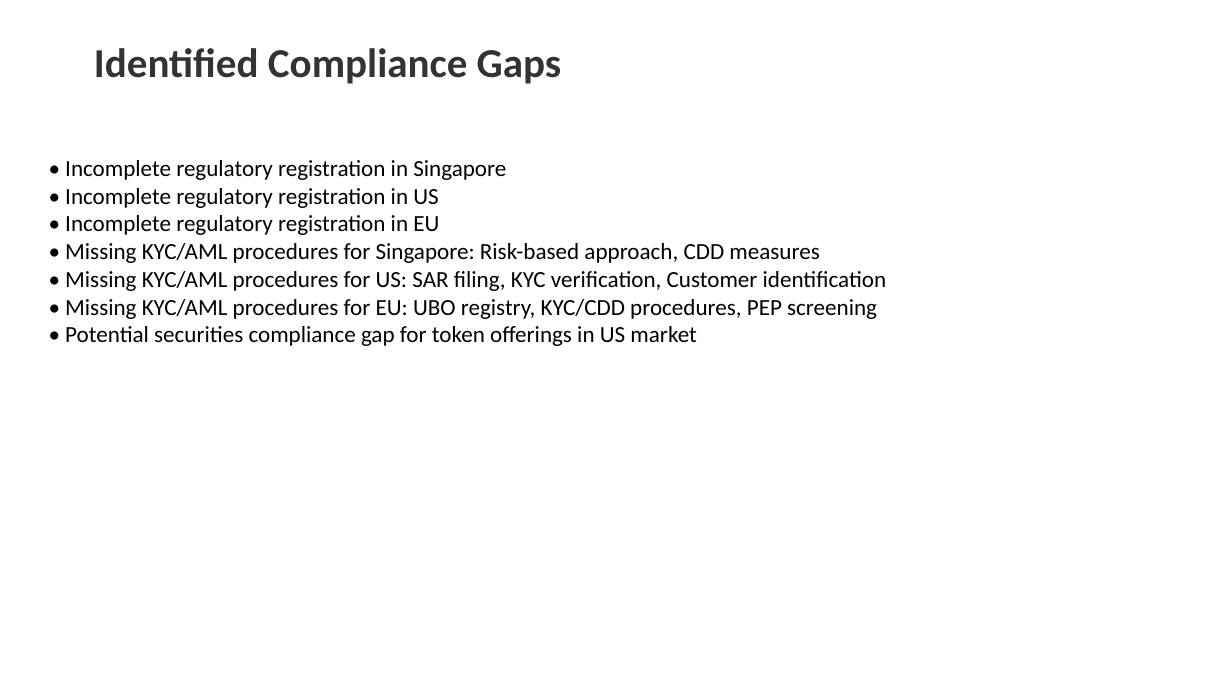
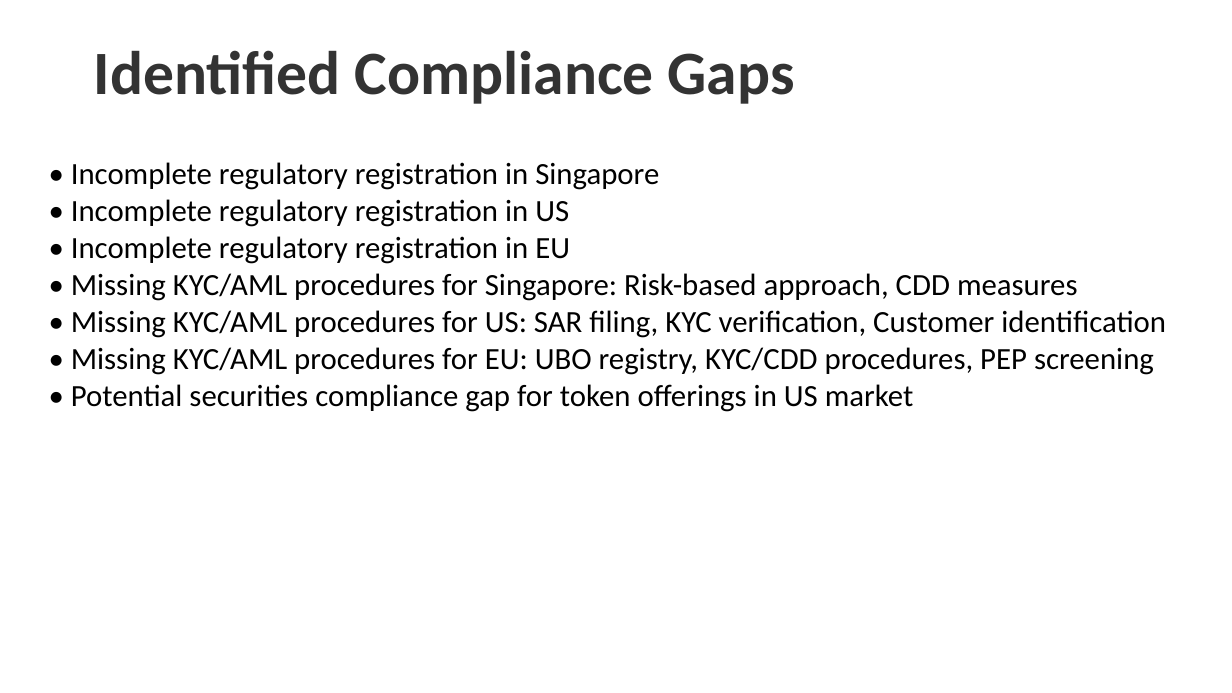
Before and after one commit to Mehdizaiem/Vault-DueDiligence-4DS1, a slide deck: slide 8 of CryptoFundDueDiligence/reports/q1_2025_bitcoin_trust_fund_analysis_1 .pptx (slide 9 before the commit). Drawn at 1232x693 pixels with LibreOffice and Linux fonts; fonts in the diff are those of the drawing. Boxes give left, top, right and bottom in pixels: in the first picture for what was removed or moved away, otherwise in the second. Text is boxed around its words. In the diff, an @@ line names an element or a change of style, - is before the commit and + after.

```diff
--- a/CryptoFundDueDiligence/reports/q1_2025_bitcoin_trust_fund_analysis_1 .pptx
+++ b/CryptoFundDueDiligence/reports/q1_2025_bitcoin_trust_fund_analysis_1 .pptx
@@ title "Identified Compliance Gaps" at (x1=94, y1=50, x2=795, y2=104): size 32 to 48 pt @@
@@ text "• Incomplete regulatory registration in ..." at (x1=71, y1=162, x2=1166, y2=412): size 18 to 24 pt @@
```
Also in this commit, not shown: 8 other slides changed, 1 slide removed.
